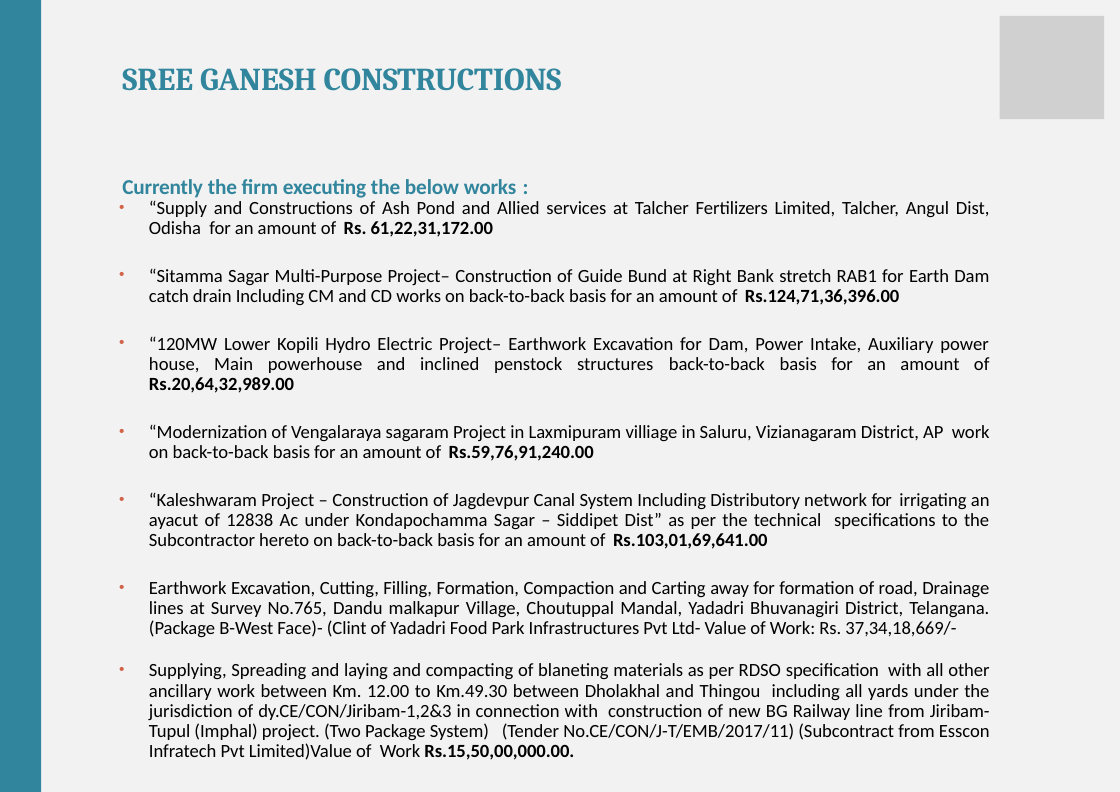
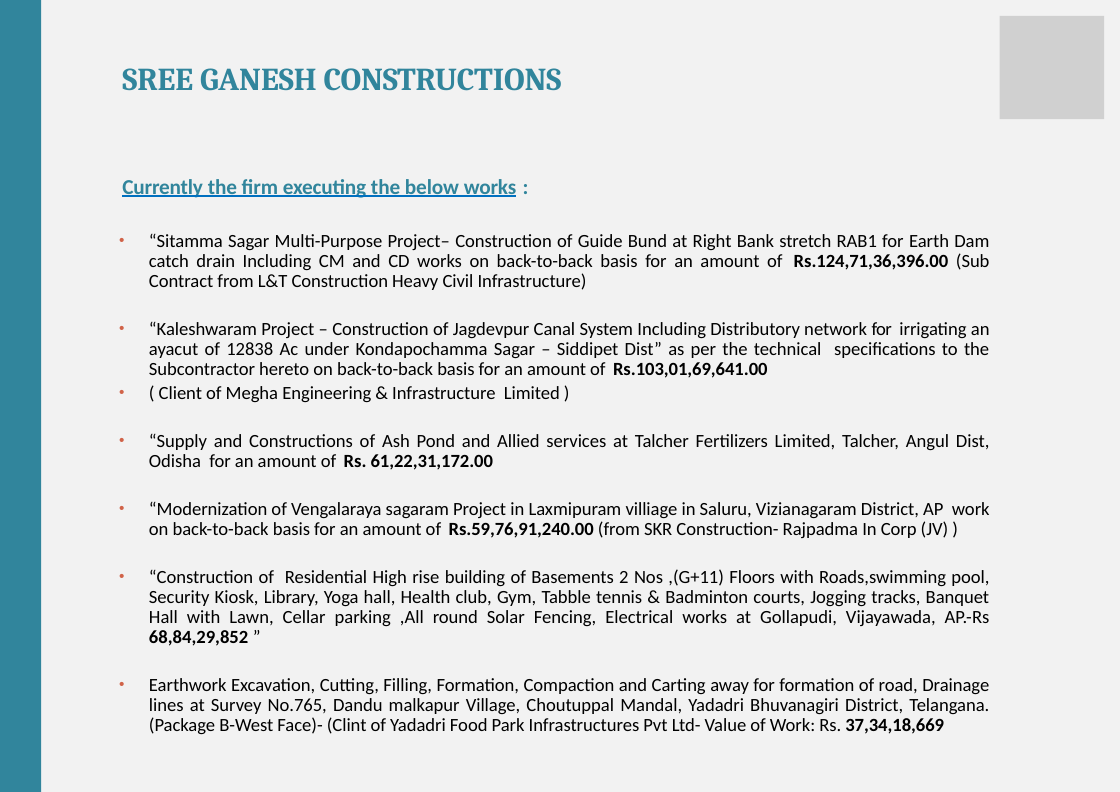
Before and after one commit to mintuhouse/sreeganesh, a slide deck: slide 4 of downloads/SGC_Profile.pptx. Drawn at 1120x792 pixels with LibreOffice and Linux fonts; fonts in the diff are those of the drawing; grey boxes stand for pictures. Boxes give left, top, right and bottom in pixels: in the first picture for what was removed or moved away, otherwise in the second. Text is boxed around its words. In the diff, an @@ line names an element or a change of style, - is before the commit and + after.

```diff
--- a/downloads/SGC_Profile.pptx
+++ b/downloads/SGC_Profile.pptx
@@ title "Currently the firm executing the ..." at bbox=[122, 179, 516, 198]: underline on @@
@@ text "“Sitamma Sagar Multi-Purpose Project– Construction ...": place and size @@
-text "“Sitamma Sagar Multi-Purpose Project– Construction ..." at bbox=[149, 201, 990, 760]
+text "“Sitamma Sagar Multi-Purpose Project– Construction ..." at bbox=[149, 234, 990, 735]
@@ text at bbox=[149, 234, 990, 402]: paragraphs added @@
+• “Sitamma Sagar Multi-Purpose Project– Construction of Guide Bund at Right Bank stretch RAB1 for Earth Dam catch drain Including CM and CD works on back-to-back basis for an amount of Rs.124,71,36,396.00 (Sub Contract from L&T Construction Heavy Civil Infrastructure)
+• “Kaleshwaram Project – Construction of Jagdevpur Canal System Including Distributory network for irrigating an ayacut of 12838 Ac under Kondapochamma Sagar – Siddipet Dist” as per the technical specifications to the Subcontractor hereto on back-to-back basis for an amount of Rs.103,01,69,641.00
+• ( Client of Megha Engineering & Infrastructure Limited )
@@ text at bbox=[149, 502, 990, 735]: text changed @@
-• “Sitamma Sagar Multi-Purpose Project– Construction of Guide Bund at Right Bank stretch RAB1 for Earth Dam catch drain Including CM and CD works on back-to-back basis for an amount of Rs.124,71,36,396.00
-• “120MW Lower Kopili Hydro Electric Project– Earthwork Excavation for Dam, Power Intake, Auxiliary power house, Main powerhouse and inclined penstock structures back-to-back basis for an amount of Rs.20,64,32,989.00
-• “Modernization of Vengalaraya sagaram Project in Laxmipuram villiage in Saluru, Vizianagaram District, AP work on back-to-back basis for an amount of Rs.59,76,91,240.00
-• “Kaleshwaram Project – Construction of Jagdevpur Canal System Including Distributory network for irrigating an ayacut of 12838 Ac under Kondapochamma Sagar – Siddipet Dist” as per the technical specifications to the Subcontractor hereto on back-to-back basis for an amount of Rs.103,01,69,641.00
-• Earthwork Excavation, Cutting, Filling, Formation, Compaction and Carting away for formation of road, Drainage lines at Survey No.765, Dandu malkapur Village, Choutuppal Mandal, Yadadri Bhuvanagiri District, Telangana.(Package B-West Face)- (Clint of Yadadri Food Park Infrastructures Pvt Ltd- Value of Work: Rs. 37,34,18,669/-
-• Supplying, Spreading and laying and compacting of blaneting materials as per RDSO specification with all other ancillary work between Km. 12.00 to Km.49.30 between Dholakhal and Thingou including all yards under the jurisdiction of dy.CE/CON/Jiribam-1,2&3 in connection with construction of new BG Railway line from Jiribam-Tupul (Imphal) project. (Two Package System) (Tender No.CE/CON/J-T/EMB/2017/11) (Subcontract from Esscon Infratech Pvt Limited)Value of Work Rs.15,50,00,000.00.
+• “Modernization of Vengalaraya sagaram Project in Laxmipuram villiage in Saluru, Vizianagaram District, AP work on back-to-back basis for an amount of Rs.59,76,91,240.00 (from SKR Construction- Rajpadma In Corp (JV) )
+• “Construction of Residential High rise building of Basements 2 Nos ,(G+11) Floors with Roads,swimming pool, Security Kiosk, Library, Yoga hall, Health club, Gym, Tabble tennis & Badminton courts, Jogging tracks, Banquet Hall with Lawn, Cellar parking ,All round Solar Fencing, Electrical works at Gollapudi, Vijayawada, AP.-Rs 68,84,29,852 ”
+• Earthwork Excavation, Cutting, Filling, Formation, Compaction and Carting away for formation of road, Drainage lines at Survey No.765, Dandu malkapur Village, Choutuppal Mandal, Yadadri Bhuvanagiri District, Telangana.(Package B-West Face)- (Clint of Yadadri Food Park Infrastructures Pvt Ltd- Value of Work: Rs. 37,34,18,669
```
Also in this commit, not shown: 4 other slides changed, 8 slides removed, 12 other files.
